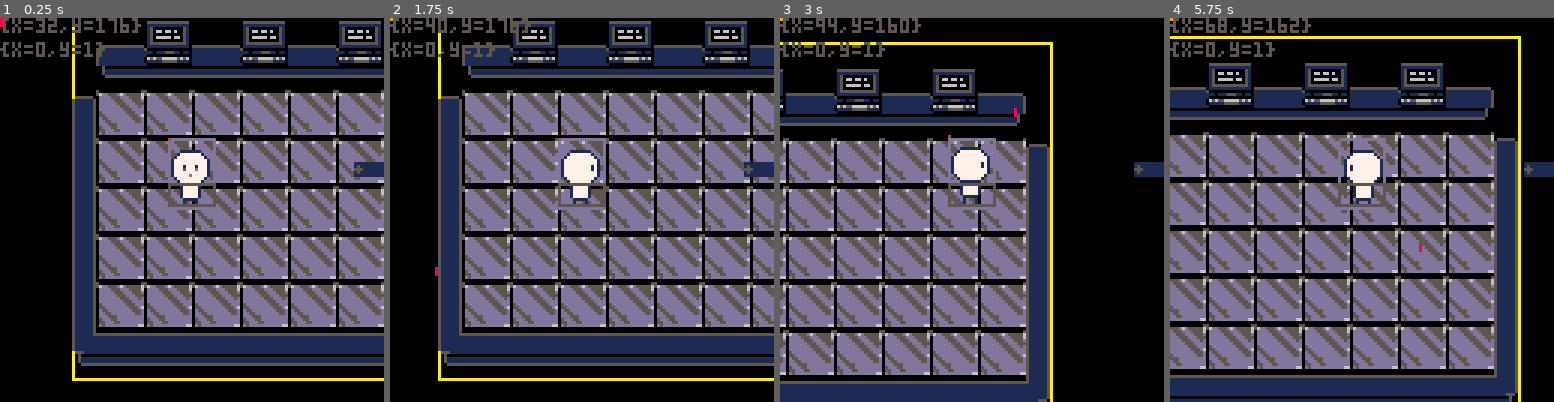
Above: before the commit, frames 1-4 (left to right).
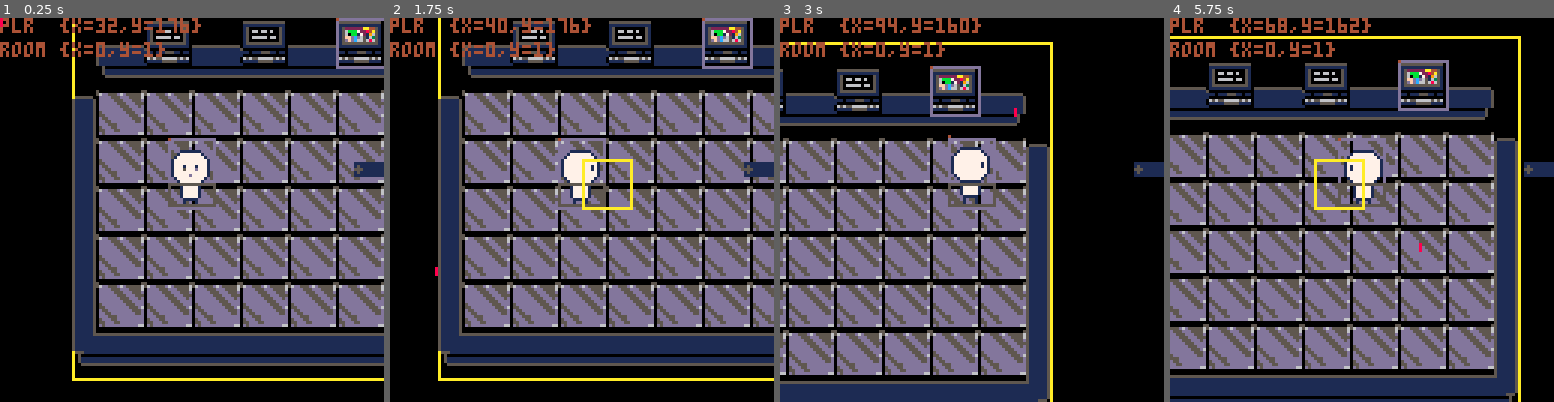
Above: after the commit, the same moments.

Repository: GiovanH/Pico8_Dev
Game: PICO-8 cartridge walkabout.p8
Same seed, same stepped clock (60 frames per second), same inputs: the game is played once before the commit and once after it.
Inputs (mouse positions are in pixels of both pictures, inside the frame that each line leads up to):
- Up to frame 1 (0.25 s): no input
- Up to frame 2 (1.75 s): tap X (X key) at 0.33, 1.07 s; click (670, 121) at 0.67 s; tap O (Z key) at 0.7, 1.7 s; click (436, 267) at 1.22 s; hold Right from 1.6 s (still down)
- Up to frame 3 (3 s): click (887, 114) at 1.77 s; tap X (X key) at 1.85, 2.97 s; release Right at 2.1 s; tap O (Z key) at 2.1, 2.5, 2.9 s; hold Up 2.15-2.42 s; click (952, 259) at 2.32 s; hold Right from 2.47 s (still down); click (1014, 106) at 2.87 s
- Up to frame 4 (5.75 s): release Right at 3.03 s; hold Left 3.08-3.58 s; tap O (Z key) every 0.4 s from 3.3 to 5.7 s; click (1465, 256) at 3.42 s; hold Down 3.63-3.97 s; click (1231, 102) at 3.97 s; hold Right 4.02-4.68 s; tap X (X key) at 4.08, 5.2 s; click (1292, 248) at 4.52 s; hold Up 4.73-5.03 s; click (1354, 94) at 5.07 s; hold Left 5.08-5.68 s; click (1419, 244) at 5.62 s; hold Down from 5.73 s (still down)

The runs differ from the first frame. In frame 1, 2.5% of the frame differs, in the area x 0-100%, y 0-14%; in frame 2, 3.0%; in frame 3, 2.6%; in frame 4, 3.0%, in the area x 0-73%, y 0-50%.

Commit message:
Sign object

Diff:
--- a/walkabout.p8
+++ b/walkabout.p8
@@ -352,16 +352,17 @@
 function mob:init(pos, ...)
  self.spr, self.size = ...
  actor.init(self, pos)
+ self.bsize = self.size
  self.shape = bbox(
   self.pos,
-  self.size
+  self.bsize
  )
 end
 function mob:update()
  actor.update(self)
  self.shape = bbox(
   self.pos,
-  self.size
+  self.bsize
  )
 end
 function mob:draw()
@@ -445,6 +446,17 @@
 -->8
 -- game classes
 
+local t_sign = mob:extend{
+ lines = {}
+}
+function t_sign:addline(text)
+ add(self.lines, text)
+end
+function t_sign:interact(player)
+ dbg.print(self.lines)
+end
+
+
 local t_player = mob:extend{
  ismoving = false,
  hitbox = nil,
@@ -460,9 +472,8 @@
   vec(15, 7)
  )
 end
-function t_player:update()
-
- -- player movement
+function t_player:move()
+-- player movement
  local vright = vec(1, 0)
  local vdown = vec(0, 1)
  local speed = 2
@@ -480,9 +491,9 @@
     break
    end
   end
+  self.facing = facing
   if unobstructed then
    self.pos = npos
-   self.facing = facing
    moved = true
   end
  end
@@ -509,6 +520,30 @@
  self.ismoving = moved
 
  self.stage.camfocus = self.pos + vec(8, 24)
+end
+function t_player:tryinteract()
+ -- try interact
+ local facemap = {d=vec(0,1), u=vec(0,-1), l=vec(-1,0), r=vec(1,0)}
+ if (btnp(4)) then
+  self.ibox = bbox(
+   self.pos + vec(0, 7)+ facemap[self.facing]*8,
+   vec(2,2)*8
+  )
+  for _,obj in pairs(self.stage.objects) do
+   if (self.ibox:overlaps(obj.shape) and obj.interact) then
+     obj:interact(self)
+     break
+   end
+  end
+ else
+  self.ibox = nil
+ end
+end
+function t_player:update()
+
+ self:move()
+
+ self:tryinteract()
 
  mob.update(self)
  self.hitbox = self:get_hitbox(self.pos)
@@ -526,6 +561,7 @@
  end
  mob.draw(self)
  if (debug) rect(mrconcat({self.hitbox:unpack()}, 5))
+ if (debug and self.ibox) rect(mrconcat({self.ibox:unpack()}, 10))
  palt()
 end
 
@@ -561,12 +597,11 @@
  local cell_x, cell_y = self.room_pos:unpack()
  local cell_w, cell_h = self.cell_size:unpack()
  local sx, sy = self.origin:unpack()
- printa(cell_x, cell_y, sx, sy, cell_w, cell_h)
  map(cell_x, cell_y, sx, sy, cell_w, cell_h)
  stage.draw(self)
  camera()
- if (debug and o_player) print(tostring(o_player.pos), 0, 0)
- if (debug and o_player) print(tostring(self.cell_pos), 0, 8)
+ if (debug and o_player) print('plr  ' .. tostring(o_player.pos), 0, 0)
+ if (debug and o_player) print('room ' .. tostring(self.cell_pos), 0, 8)
 end
 function room:add(object)
  object.pos += self.origin
@@ -580,6 +615,10 @@
  teststage = room(0, 1, 1, 1)
  o_player = t_player(vec(32, 48))
  teststage:add(o_player)
+ o_computer = t_sign(vec(88, 8), 112, vec(15, 7))
+ o_computer:addline("it's just drawn on.")
+ o_computer.bsize = vec(16,16)
+ teststage:add(o_computer)
 end
 
 function _update()
@@ -650,7 +689,7 @@
 fffff1fff1fffffffffff1fff1fffffffffff1fff1ffffffffff1551551ffffffff111515511ffffffffff1551ffffff00000000000000000000000000000000
 fffff1fff1fffffffffff1fff1fffffffffff1fff1ffffffff10551110551ffffff0001111051fffffffff100551ffff00000000000000000000000000000000
 ffff1fffff1fffffffff1fffff1ffffffffff1ffff1fffffff11111f11111ffffff1111111111fffffffff111111ffff00000000000000000000000000000000
-e00000000000000e0000000000000000000000000000000000000000000000000000000000000000000000000000000000000000000000000000000000000000
+00000000000000000000000000000000000000000000000000000000000000000000000000000000000000000000000000000000000000000000000000000000
 05555555555555500000000000000000000000000000000000000000000000000000000000000000000000000000000000000000000000000000000000000000
 01111111111111105555555555555555555555550000000000000000000000000000000000000000000000000000000000000000000000000000000000000000
 015222222aa445101111111111111111111111110000000000000000000000000000000000000000000000000000000000000000000000000000000000000000
Not shown, changed: the music (__music__) section of walkabout.p8
Not shown, changed: the sound effects (__sfx__) section of walkabout.p8
